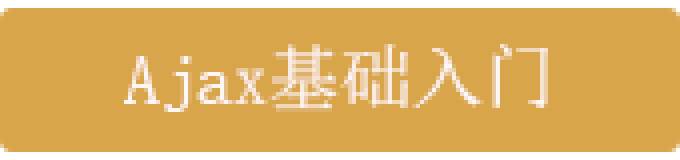
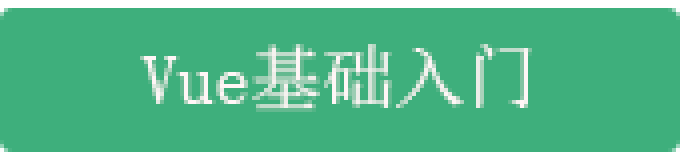
Layer changes from the first 680 × 160 image to the second:
renamed "Ajax基础入门" to "Vue基础入门", painted on it over left=124, top=44, right=548, bottom=112
painted on "圆角矩形 1" over left=0, top=8, right=680, bottom=152
